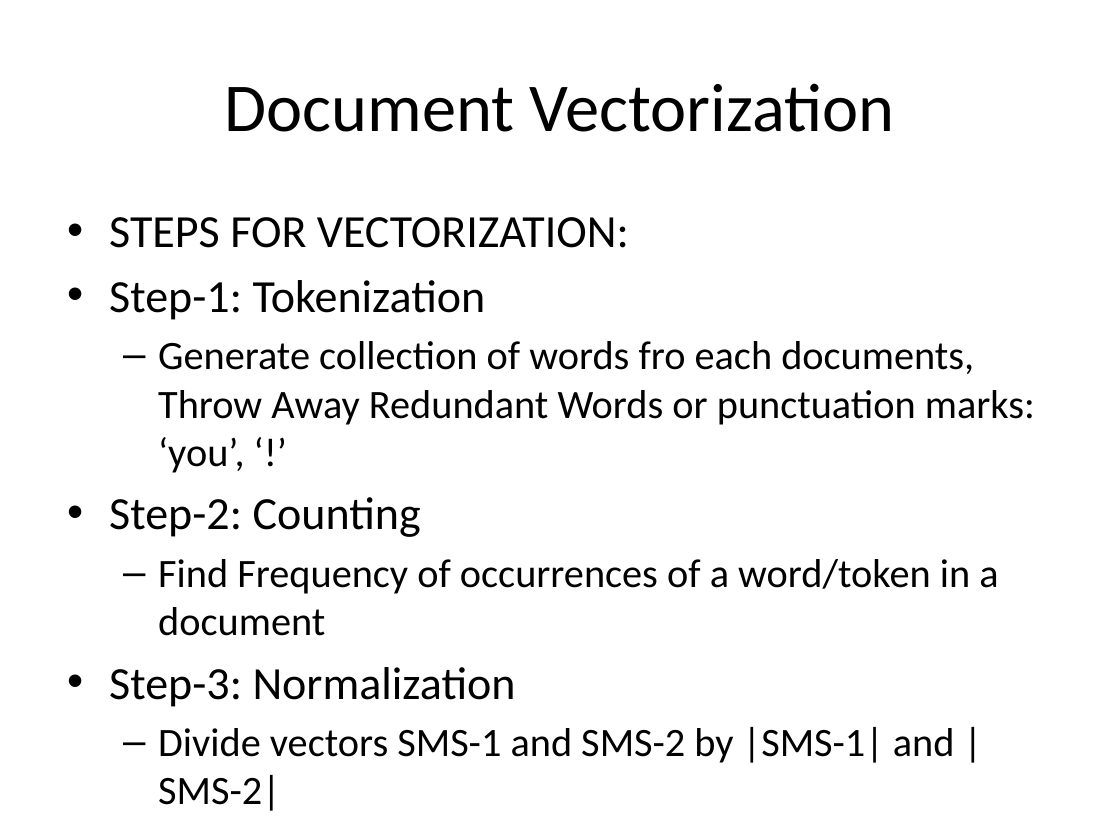
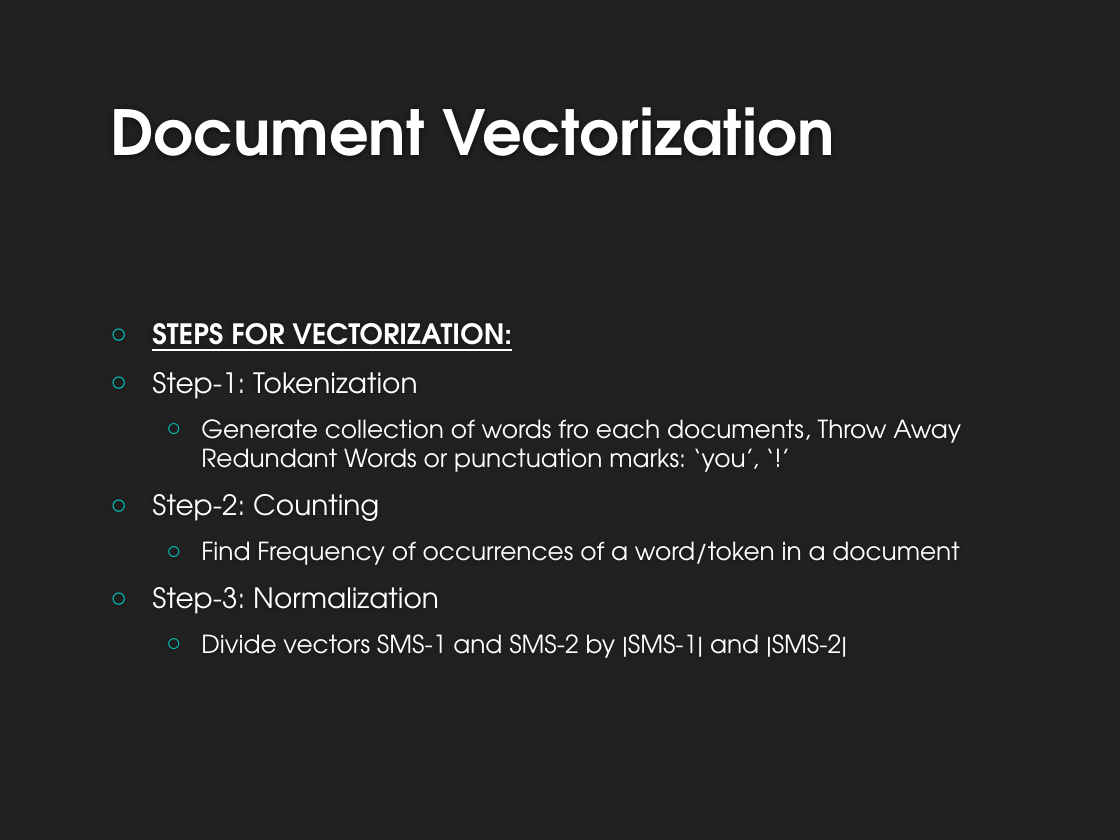
Before and after one commit to ayusharyal1/5DBMinds, a slide deck: slide 9 of project_presentation/Final - Dec 9.pptx (slide 10 before the commit). Drawn at 1120x840 pixels with LibreOffice and Linux fonts; fonts in the diff are those of the drawing; background and template pictures are left out. Boxes give left, top, right and bottom in pixels: in the first picture for what was removed or moved away, otherwise in the second. Text is boxed around its words. In the diff, an @@ line names an element or a change of style, - is before the commit and + after.

```diff
--- a/project_presentation/Final - Dec 9.pptx
+++ b/project_presentation/Final - Dec 9.pptx
@@ background #FFFFFF to #212121 @@
@@ title "Document Vectorization": place and size @@
-title "Document Vectorization" at (225,83,894,132)
+title "Document Vectorization" at (110,107,834,156)
@@ title "Document Vectorization" at (110,107,834,156): size 44 to 40 pt, font Calibri to TeX Gyre Adventor, text colour #000000 to #FFFFFF, bold on; alignment centre to left; vertical alignment middle to bottom @@
@@ text "STEPS FOR VECTORIZATION:": place and size @@
-text "STEPS FOR VECTORIZATION:" at (109,217,1035,763)
+text "STEPS FOR VECTORIZATION:" at (152,323,961,658)
@@ text "STEPS FOR VECTORIZATION:" at (152,323,961,658): size 29.6 to 18 pt in "STEPS FOR VECTORIZATION:", "Step-1: Tokenization", "Step-2: Counting", "Step-3: Normalization"; font Calibri to TeX Gyre Adventor, text colour #000000 to #FFFFFF; bold on, underline on in "STEPS FOR VECTORIZATION:"; size 25.9 to 16 pt in "Generate collection of words fro each documents, ...", "Find Frequency of occurrences of a word/token ...", "Divide vectors SMS-1 and SMS-2 by |SMS-1| ..."; bullet • to ○; more space between paragraphs; bullet – to ○; vertical alignment top to middle @@
```
Also in this commit, not shown: 26 other slides changed, 1 slide added, 2 slides removed, 9 other files.
